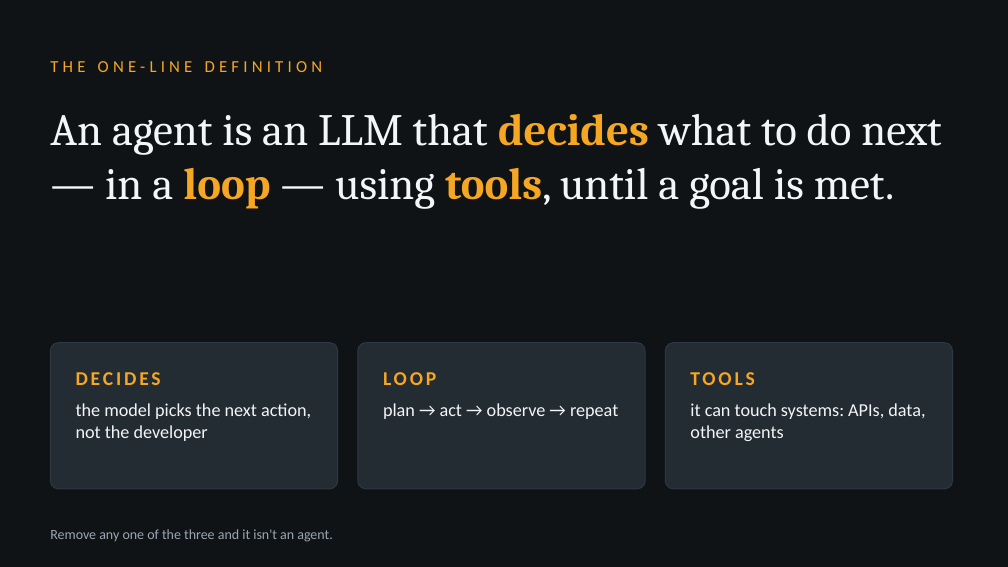
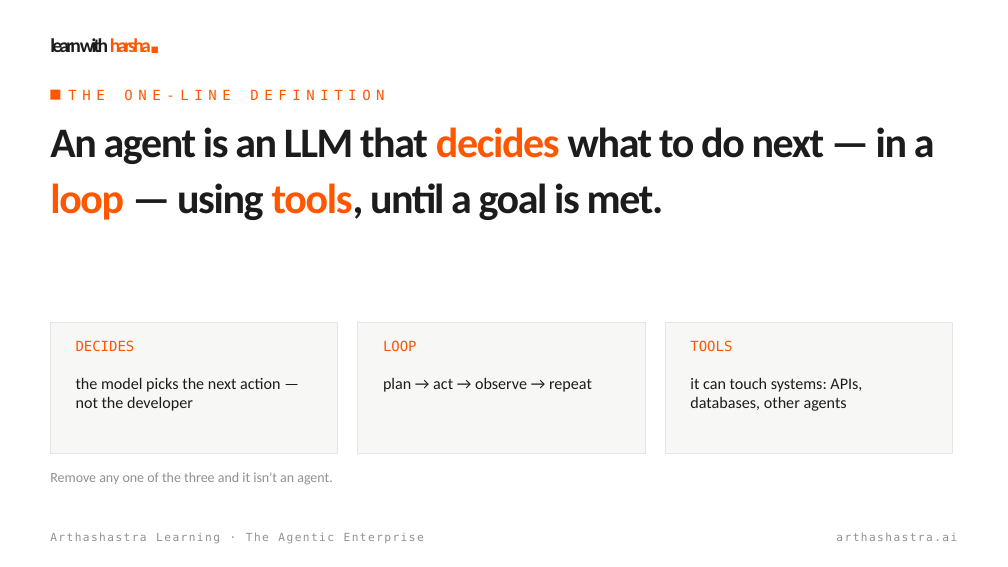
Before and after one commit to harsha47ai/agentic-ai, a slide deck: slide 3 of episodes/01-what-is-an-agent/slides/ep01-what-is-an-agent.pptx. Drawn at 1008x567 pixels with LibreOffice and Linux fonts; fonts in the diff are those of the drawing; background and template pictures are left out. Boxes give left, top, right and bottom in pixels: in the first picture for what was removed or moved away, otherwise in the second. Text is boxed around its words. In the diff, an @@ line names an element or a change of style, - is before the commit and + after.

Commit message:
Decks for Ep 1–3 in the 'learn with harsha' design; brand theme

```diff
--- a/episodes/01-what-is-an-agent/slides/ep01-what-is-an-agent.pptx
+++ b/episodes/01-what-is-an-agent/slides/ep01-what-is-an-agent.pptx
@@ background #0F1316 to picture (left out) @@
@@ text added at (50,38,151,52), 14 pt, text #1C1C1C, bold @@
+learn with harsha■
@@ text "THE ONE-LINE DEFINITION": place and size @@
-text "THE ONE-LINE DEFINITION" at (50,61,323,72)
+text "THE ONE-LINE DEFINITION" at (68,89,384,101)
@@ text "THE ONE-LINE DEFINITION" at (68,89,384,101): size 12 to 10 pt, font Calibri to DejaVu Sans Mono, text colour #F5A623 to #FF5700, letter spacing 3 to 4 pt @@
@@ text "An agent is an LLM ...": place and size @@
-text "An agent is an LLM ..." at (50,114,941,209)
+text "An agent is an LLM ..." at (50,127,935,220)
@@ text "An agent is an LLM ..." at (50,127,935,220): size 32 to 30 pt, font Cambria to Calibri, letter spacing 0 to -1 pt; text colour #F3F5F7 to #1C1C1C, bold on in "An agent is an LLM that what ..."; text colour #F5A623 to #FF5700 in "decides loop tools,"; line spacing 1 to 1.1 @@
@@ rectangle added at (50,90,60,100), fill #FF5700 @@
@@ rectangle added at (50,323,338,454), fill #F7F7F5, outline #E5E5E5 0.75 pt @@
@@ rectangle added at (358,323,645,454), fill #F7F7F5, outline #E5E5E5 0.75 pt @@
@@ rectangle added at (665,323,953,454), fill #F7F7F5, outline #E5E5E5 0.75 pt @@
@@ rounded rectangle removed at (50,343,338,489) @@
@@ text "DECIDES": place and size @@
-text "DECIDES" at (76,372,161,385)
+text "DECIDES" at (76,340,135,352)
@@ rounded rectangle removed at (358,343,645,489) @@
@@ text "LOOP": place and size @@
-text "LOOP" at (383,372,436,385)
+text "LOOP" at (383,340,417,352)
@@ rounded rectangle removed at (665,343,953,489) @@
@@ size 14 to 10 pt, font Calibri to DejaVu Sans Mono, text colour #F5A623 to #FF5700, letter spacing 2 to 0 pt, bold off; vertical alignment middle to top in 3 elements at (76,340,135,352), (383,340,417,352), (690,340,732,352) @@
@@ text "TOOLS": place and size @@
-text "TOOLS" at (690,372,755,385)
+text "TOOLS" at (690,340,732,352)
@@ text at (76,377,280,411): text changed; size 13 to 11.5 pt; text colour #F3F5F7 to #1C1C1C @@
-the model picks the next action, not the developer
+the model picks the next action — not the developer
@@ text "plan → act → observe ...": place and size @@
-text "plan → act → observe ..." at (383,403,618,419)
+text "plan → act → observe ..." at (383,377,592,392)
@@ text "plan → act → observe ..." at (383,377,592,392): size 13 to 11.5 pt, text colour #F3F5F7 to #1C1C1C @@
@@ text at (690,377,862,411): text changed; size 13 to 11.5 pt; text colour #F3F5F7 to #1C1C1C @@
-it can touch systems: APIs, data, other agents
+it can touch systems: APIs, databases, other agents
@@ text "Remove any one of the ...": place and size @@
-text "Remove any one of the ..." at (50,529,332,542)
+text "Remove any one of the ..." at (50,472,332,484)
@@ text "Remove any one of the ..." at (50,472,332,484): text colour #9AA6B2 to #919191; vertical alignment middle to top @@
@@ text added at (50,532,424,544), 8 pt, text #919191 @@
+Arthashastra Learning · The Agentic Enterprise
@@ text added at (836,532,957,541), 8 pt, text #919191 @@
+arthashastra.ai
```
Also in this commit, not shown: 9 other slides changed, 2 slides added, 5 slides removed, 10 other files.
